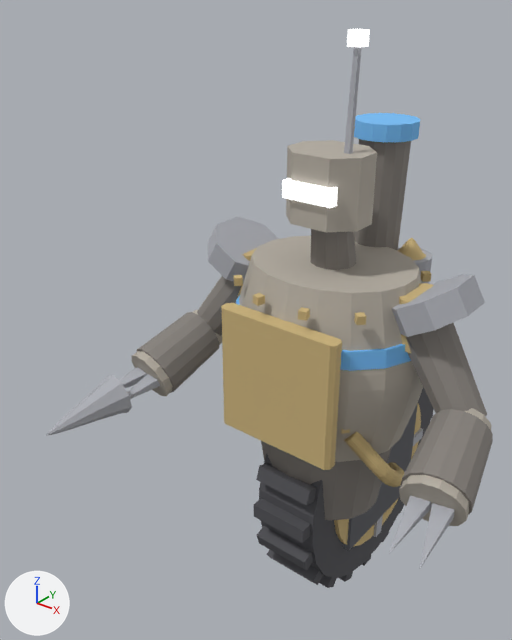
Two versions of the Blender file art/creator/machine/machine.blend, one commit apart.
One viewpoint serves both versions: a camera (50 mm lens) standing at (1.17, -1.87, 2.26) and looking at (-0.22, -0.13, 1.19). The lights are fixed; the arrows at lower left show +X, +Y and +Z. The picture after the commit comes second.

The first picture shows 'machine.001', 'part.back.stack', 'part.head.antenna', 'part.shoulders.plates', 'part.torso.boiler_plate', 'part.weapon.drill'.
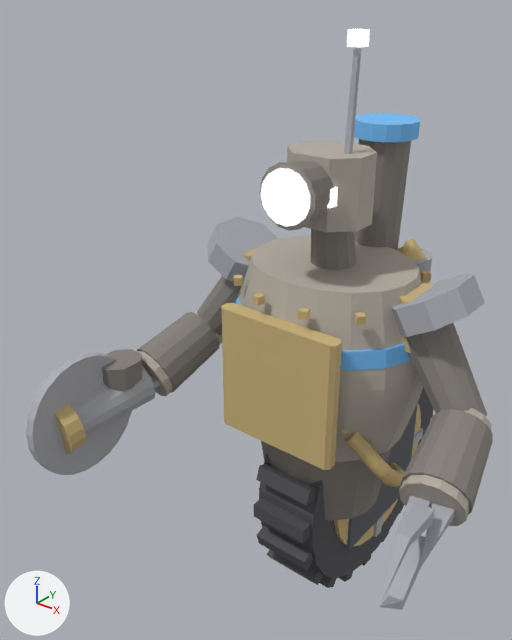
Changed parts and their boxes [x1, y1, x2, y2] in the pictures (512 x 640 px):
'part.weapon.buzzsaw', added
    after: [26, 352, 132, 475]
'part.weapon.cannon', added
    after: [55, 349, 155, 454]
'part.head.lamp', added
    after: [260, 161, 335, 231]
    faces in mat_emissive: [261, 168, 310, 227]
    faces in mat_metal: [260, 161, 335, 231]
'part.offhand.claw', added
    after: [380, 502, 435, 610]
'part.weapon.drill', unchanged, covered by the edit
    before: [46, 375, 132, 436]

The change, as a diff of the scene's bpy script:
```diff
--- a/art/creator/machine/machine.blend.py
+++ b/art/creator/machine/machine.blend.py
@@ me_part_head_lamp @@
+me_part_head_lamp.from_pydata(...)  # 210 vertices, 184 faces; spans x -0.099..0.097, y -0.283..-0.112, z 1.595..1.792
+# faces by material slot: [92, 92]
+me_part_head_lamp.materials.append(mat_metal)
+me_part_head_lamp.materials.append(mat_emissive)
@@ me_part_offhand_claw @@
+me_part_offhand_claw.from_pydata(...)  # 18 vertices, 18 faces; spans x 0.556..0.625, y -0.699..-0.399, z 0.763..1.015
+me_part_offhand_claw.materials.append(mat_metal)
@@ me_part_weapon_buzzsaw @@
+me_part_weapon_buzzsaw.from_pydata(...)  # 315 vertices, 276 faces; spans x -0.642..-0.54, y -0.829..-0.388, z 0.667..1.103
+me_part_weapon_buzzsaw.materials.append(mat_metal)
@@ me_part_weapon_cannon @@
+me_part_weapon_cannon.from_pydata(...)  # 226 vertices, 194 faces; spans x -0.716..-0.496, y -0.735..-0.348, z 0.778..1.039
+me_part_weapon_cannon.materials.append(mat_metal)
@@ ob_part_head_lamp @@
+ob_part_head_lamp = bpy.data.objects.new('part.head.lamp', me_part_head_lamp)
+ob_part_head_lamp.location = (0.0, 0.0, 0.0)
@@ ob_part_offhand_claw @@
+ob_part_offhand_claw = bpy.data.objects.new('part.offhand.claw', me_part_offhand_claw)
+ob_part_offhand_claw.location = (0.0, 0.0, 0.0)
@@ ob_part_weapon_buzzsaw @@
+ob_part_weapon_buzzsaw = bpy.data.objects.new('part.weapon.buzzsaw', me_part_weapon_buzzsaw)
+ob_part_weapon_buzzsaw.location = (0.0, 0.0, 0.0)
@@ ob_part_weapon_cannon @@
+ob_part_weapon_cannon = bpy.data.objects.new('part.weapon.cannon', me_part_weapon_cannon)
+ob_part_weapon_cannon.location = (0.0, 0.0, 0.0)
```
